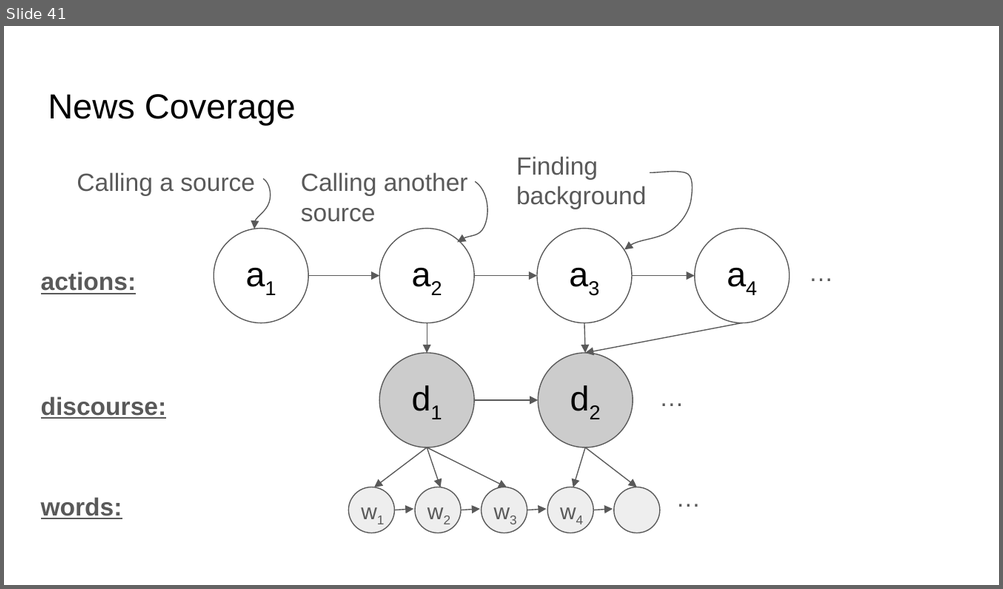
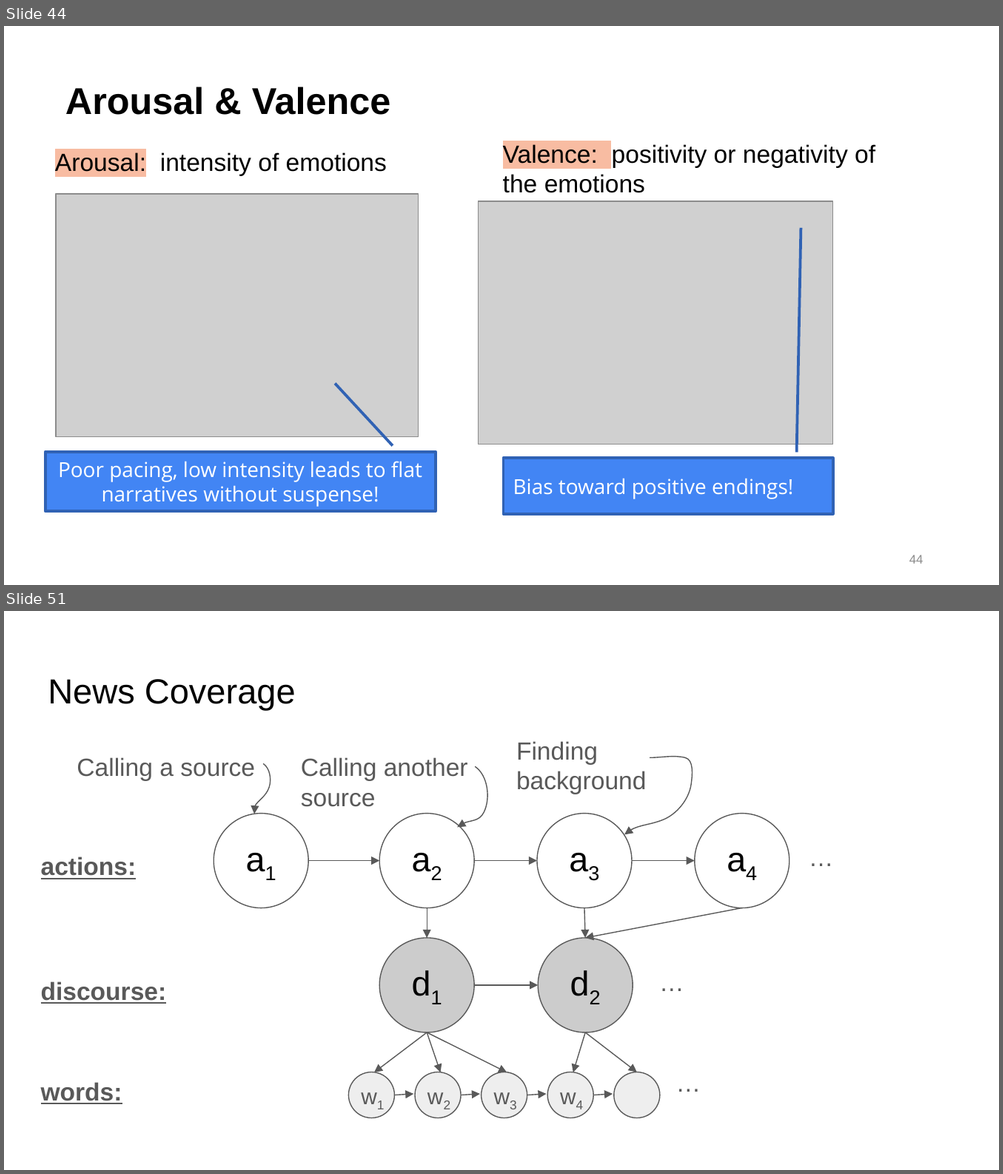
Before and after one commit to jonmay/USC-CS662, a slide deck: assets/files/discourse.pptx. Shown one above the other, each under a label of ours: slide 41 before the commit, slides 44 and 51 after it; the slides between them are not shown. The pictures are 1003x589 and 1003x1174 pixels, drawn with LibreOffice and Linux fonts; fonts in the diff are those of the drawing; grey boxes stand for pictures; background and template pictures are left out. Boxes give left, top, right and bottom in pixels: in the first picture for what was removed or moved away, otherwise in the second. Text is boxed around its words. In the diff, an @@ line names an element or a change of style, - is before the commit and + after.

```diff
--- a/assets/files/discourse.pptx
+++ b/assets/files/discourse.pptx
@@ slide 44 added at box(4, 26, 999, 585), background #FFFFFF @@
@@ title added at box(65, 87, 391, 115), 27 pt, text #000000, bold @@
+Arousal & Valence
@@ text added at box(55, 153, 387, 175), 18 pt, text #000000 @@
+Arousal: intensity of emotions
@@ text added at box(503, 144, 875, 193), 18 pt, text #000000 @@
+Valence: positivity or negativity of the emotions
@@ picture added at box(56, 194, 418, 437) @@
@@ picture added at box(478, 201, 834, 445) @@
@@ border callout added at box(45, 452, 435, 511), fill #4285F4, outline #3162B5 2 pt, 15 pt, text #FFFFFF @@
+Poor pacing, low intensity leads to flat narratives without suspense!
@@ border callout added at box(504, 459, 833, 514), fill #4285F4, outline #3162B5 2 pt, 15 pt, text #FFFFFF @@
+Bias toward positive endings!
@@ page number added at box(909, 555, 923, 564), 9 pt, text #8C8C8C @@
+44
@@ what was slide 41 is now slide 51 @@
```
Also in this commit, not shown: 29 slides changed, 10 other slides added, 1 slide removed.
